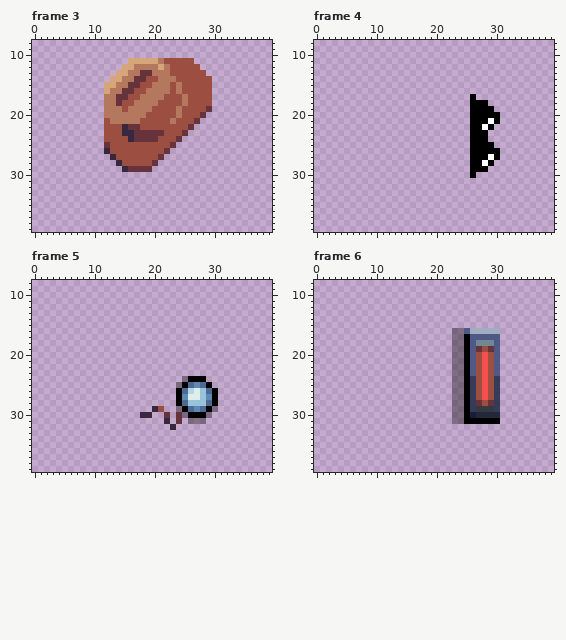
Edited in one commit: pixel-art file (public/assets/graphics/snek-wearables.ase). Above, as it was before the edit.
48x48 pixels, 23 frames. Colours within 5 levels of each other are drawn and written as one. Shown: frame 3: x 0..39, y 8..39; frame 4: x 0..39, y 8..39; frame 5: x 0..39, y 8..39; frame 6: x 0..39, y 8..39. The commit also changed other frames, which this record leaves out.
After:
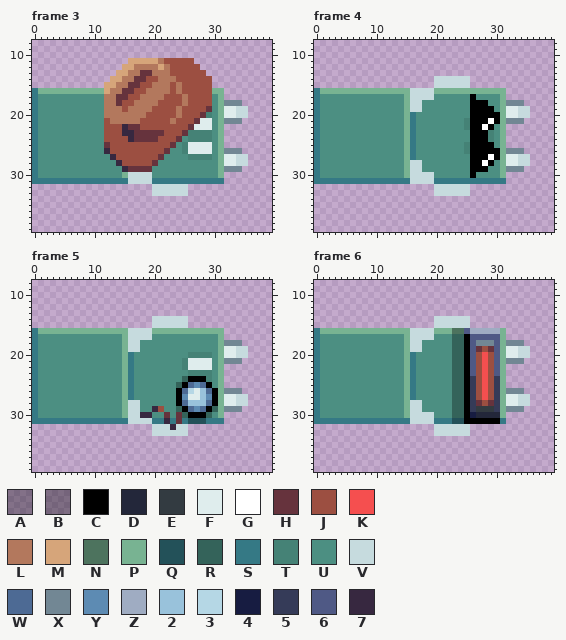
Palette (. is transparent): A #00000055  B #0000005b  C #000000  D #23273a  E #333b41  F #dfeded  G #ffffff  H #66333d  J #9c4f41  K #f54f4f  L #b3785d  M #d6a57a  N #4d735e  P #78b392  Q #235159  R #34635a  S #357985  T #458276  U #4c8f82  V #c6dbde  W #4d6a94  X #728794  Y #5d8bb3  Z #9facc2  2 #99c2db  3 #b5d7e5  4 #171c41  5 #353b58  6 #4f5985  7 #372840
Author's note on the commit: turn off wearables (for now)
Change:
layer "head" now shown
Changed rows in their new state; - is an unchanged pixel.
Frame 3, layer "head":
first column x 0:
16 SPPPPPPPPPPP------------------PP----
17 SUUUUUUUUUUU------------------UP----
18 SUUUUUUUUUUU------------------UPXXX-
19 SUUUUUUUUUUU------------------UPFFVV
20 SUUUUUUUUUUU-----------------TUPFFVV
21 SUUUUUUUUUUU----------------FFUPXXX-
22 SUUUUUUUUUUU---------------FFFUP----
23 SUUUUUUUUUUU--------------TTTTUP----
24 SUUUUUUUUUUU-------------UTTTTUP----
25 SUUUUUUUUUUU------------UTFFFFUP----
26 SUUUUUUUUUUU-----------UUTFFFFUPXXX-
27 SUUUUUUUUUUUU---------UUUUTTTTUPFFVV
28 SUUUUUUUUUUUUU-------UUUUUUUUUUPFFVV
29 SUUUUUUUUUUUUUU-----UUUUUUUUUUUPXXX-
30 SUUUUUUUUUUUUUUPVVVVUUUUUUUUUUUP----
31 SSSSSSSSSSSSSSSSVVVVSSSSSSSSSSSS----
32 --------------------VVVVVV----------
33 --------------------VVVVVV----------
Frame 4, layer "head":
first column x 0:
14 --------------------VVVVVV----------
15 --------------------VVVVVV----------
16 SPPPPPPPPPPPPPPPVVVVPPPPPPPPPPPP----
17 SUUUUUUUUUUUUUUPVVVVUUUUUU-UUUUP----
18 SUUUUUUUUUUUUUUPVVUUUUUUUU---UUPXXX-
19 SUUUUUUUUUUUUUUPVVUUUUUUUU----UPFFVV
20 SUUUUUUUUUUUUUUPSUUUUUUUUU-----PFFVV
21 SUUUUUUUUUUUUUUPSUUUUUUUUT-----PXXX-
22 SUUUUUUUUUUUUUUPSUUUUUUUUT----UP----
23 SUUUUUUUUUUUUUUPSUUUUUUUUU---TUP----
24 SUUUUUUUUUUUUUUPSUUUUUUUUU---TUP----
25 SUUUUUUUUUUUUUUPSUUUUUUUUT----UP----
26 SUUUUUUUUUUUUUUPSUUUUUUUUT-----PXXX-
27 SUUUUUUUUUUUUUUPSUUUUUUUUU-----PFFVV
28 SUUUUUUUUUUUUUUPVVUUUUUUUU----UPFFVV
29 SUUUUUUUUUUUUUUPVVUUUUUUUU---UUPXXX-
30 SUUUUUUUUUUUUUUPVVVVUUUUUU-UUUUP----
31 SSSSSSSSSSSSSSSSVVVVSSSSSSSSSSSS----
32 --------------------VVVVVV----------
33 --------------------VVVVVV----------
Frame 5, layer "head":
first column x 0:
14 --------------------VVVVVV----------
15 --------------------VVVVVV----------
16 SPPPPPPPPPPPPPPPVVVVPPPPPPPPPPPP----
17 SUUUUUUUUUUUUUUPVVVVUUUUUUUUUUUP----
18 SUUUUUUUUUUUUUUPVVUUUUUUUUUUUUUPXXX-
19 SUUUUUUUUUUUUUUPVVUUUUUUUUUUUUUPFFVV
20 SUUUUUUUUUUUUUUPSUUUUUUUUUTTTTUPFFVV
21 SUUUUUUUUUUUUUUPSUUUUUUUUTFFFFUPXXX-
22 SUUUUUUUUUUUUUUPSUUUUUUUUTFFFFUP----
23 SUUUUUUUUUUUUUUPSUUUUUUUUUTTTTUP----
24 SUUUUUUUUUUUUUUPSUUUUUUUUR---TUP----
25 SUUUUUUUUUUUUUUPSUUUUUUUR-----UP----
26 SUUUUUUUUUUUUUUPSUUUUUUU-------PXXX-
27 SUUUUUUUUUUUUUUPSUUUUUUU-------PFFVV
28 SUUUUUUUUUUUUUUPVVUUUUUU-------PFFVV
29 SUUUUUUUUUUUUUUPVVUU--UUR-----RPXXX-
30 SUUUUUUUUUUUUUUPVV--UU-U-R---RUP----
31 SSSSSSSSSSSSSSSSVVVVSS-S-SQQQSSS----
32 --------------------VVV-VV----------
33 --------------------VVVVVV----------
Frame 6, layer "head":
first column x 0:
14 --------------------VVVVVV----------
15 --------------------VVVVVV----------
16 SPPPPPPPPPPPPPPPVVVVPPPNN------P----
17 SUUUUUUUUUUUUUUPVVVVUUURR------P----
18 SUUUUUUUUUUUUUUPVVUUUUURR------PXXX-
19 SUUUUUUUUUUUUUUPVVUUUUURR------PFFVV
20 SUUUUUUUUUUUUUUPSUUUUUURR------PFFVV
21 SUUUUUUUUUUUUUUPSUUUUUURR------PXXX-
22 SUUUUUUUUUUUUUUPSUUUUUURR------P----
23 SUUUUUUUUUUUUUUPSUUUUUURR------P----
24 SUUUUUUUUUUUUUUPSUUUUUURR------P----
25 SUUUUUUUUUUUUUUPSUUUUUURR------P----
26 SUUUUUUUUUUUUUUPSUUUUUURR------PXXX-
27 SUUUUUUUUUUUUUUPSUUUUUURR------PFFVV
28 SUUUUUUUUUUUUUUPVVUUUUURR------PFFVV
29 SUUUUUUUUUUUUUUPVVUUUUURR------PXXX-
30 SUUUUUUUUUUUUUUPVVVVUUURR------P----
31 SSSSSSSSSSSSSSSSVVVVSSSQQ------S----
32 --------------------VVVVVV----------
33 --------------------VVVVVV----------
